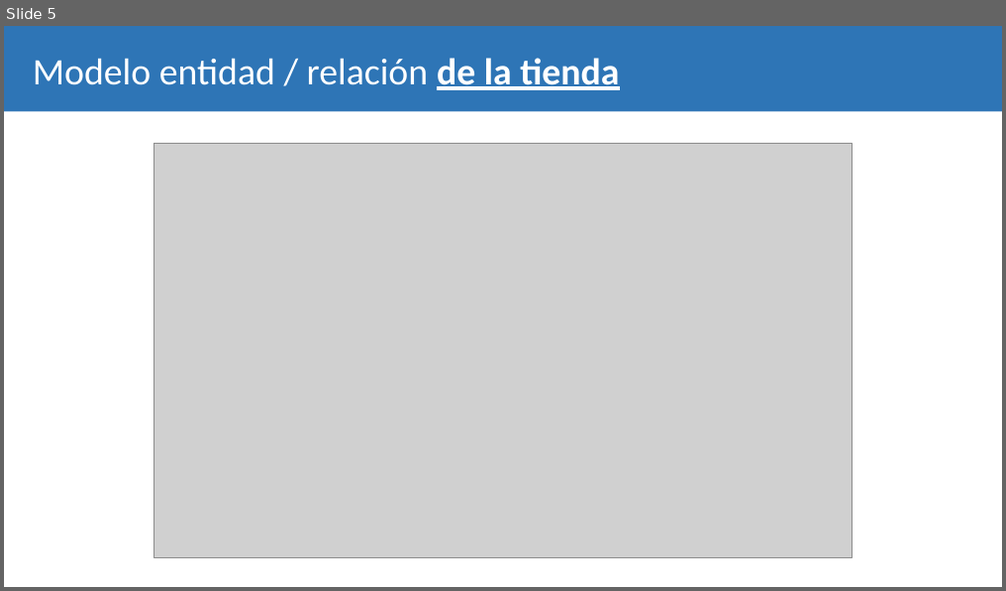
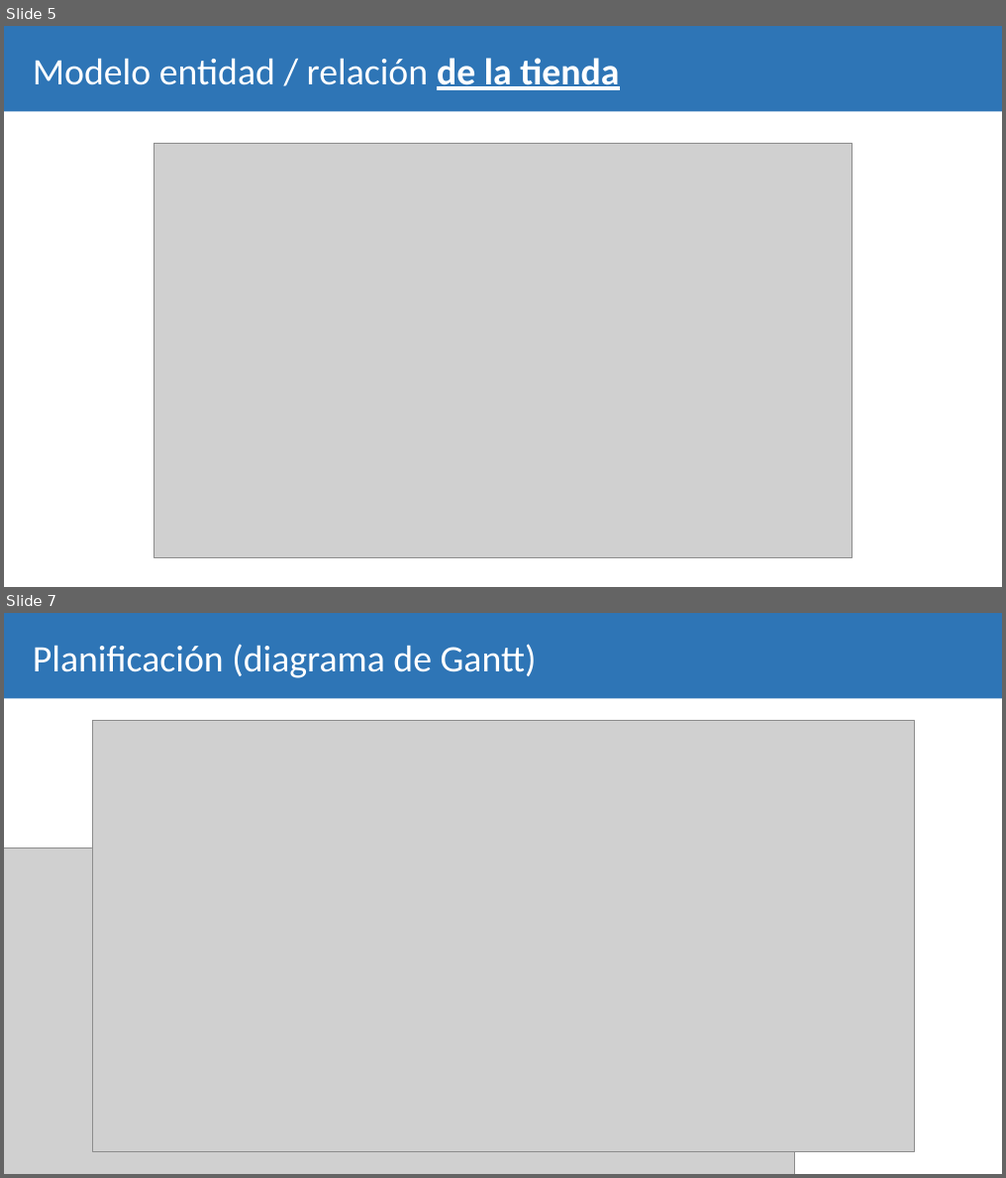
Before and after one commit to alejandromaringomez/ProyectoCameraShop, a slide deck: Camera.Shop.pptx. Shown one above the other, each under a label of ours: slide 5 before the commit, slides 5 and 7 after it; the slides between them are not shown. The pictures are 1006x591 and 1006x1178 pixels, drawn with LibreOffice and Linux fonts; fonts in the diff are those of the drawing; grey boxes stand for pictures. Boxes give left, top, right and bottom in pixels: in the first picture for what was removed or moved away, otherwise in the second. Text is boxed around its words. In the diff, an @@ line names an element or a change of style, - is before the commit and + after.

```diff
--- a/Camera.Shop.pptx
+++ b/Camera.Shop.pptx
@@ slide 7 added at [4, 613, 1002, 1174], background #FFFFFF @@
@@ rectangle added at [4, 613, 1002, 698], fill #2E75B6 @@
@@ title added at [33, 644, 537, 678], 36 pt, text #FFFFFF @@
+Planificación (diagrama de Gantt)
@@ picture added at [92, 721, 915, 1153] @@
@@ picture added at [4, 849, 795, 1174] @@
```
Also in this commit, not shown: 1 slide changed, 1 other slide added, 1 slide removed, 1 other file.
